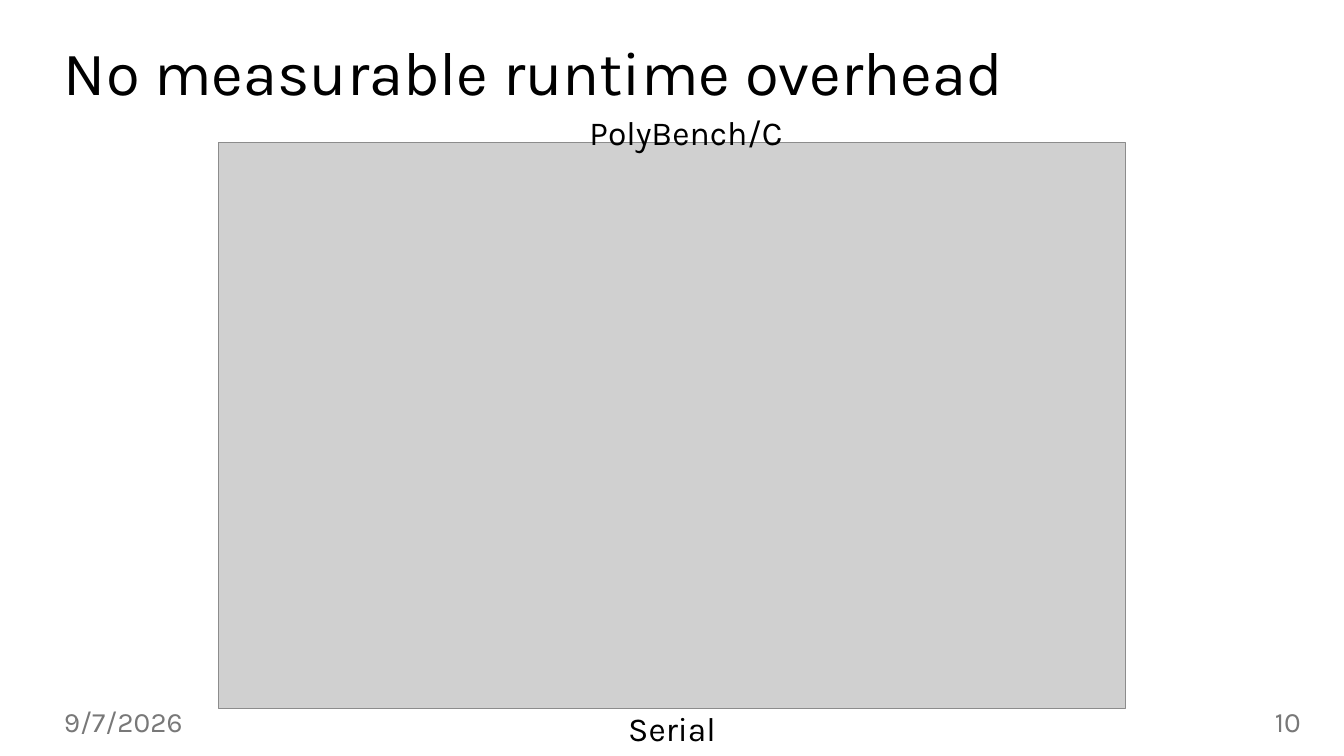
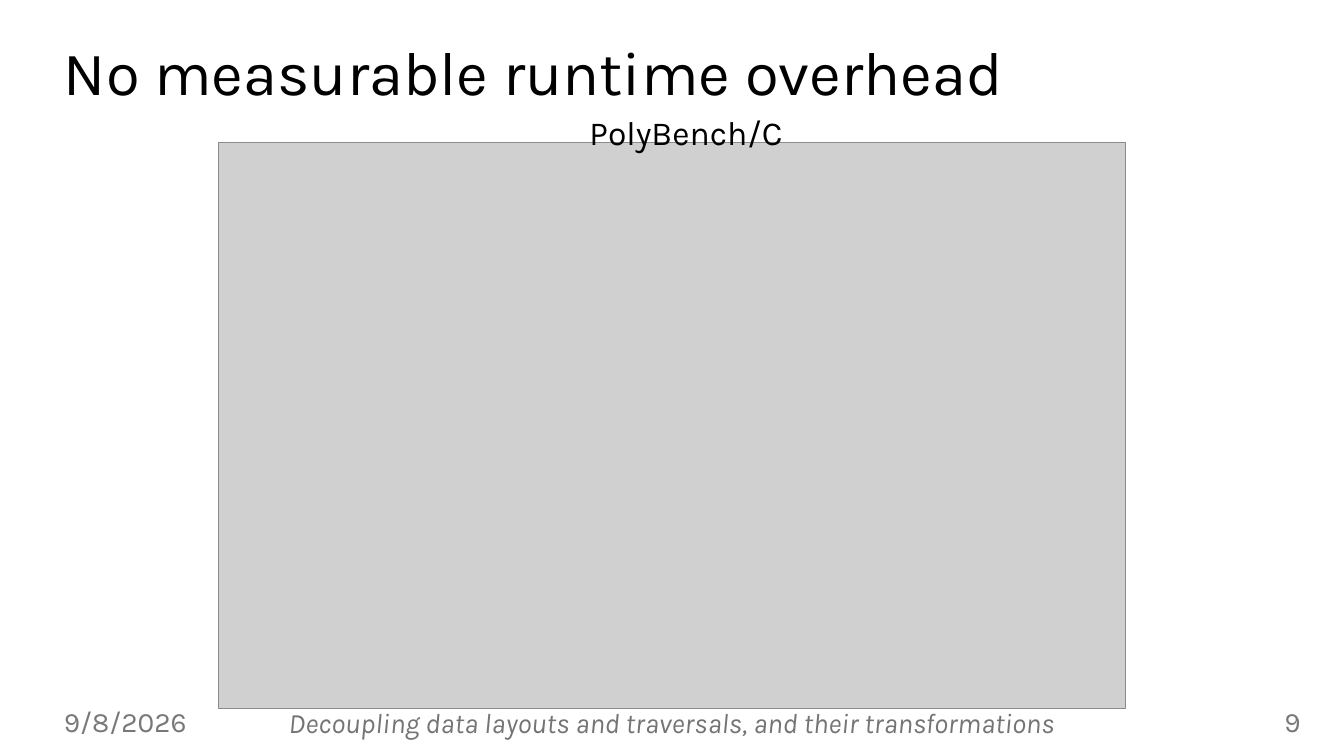
Before and after one commit to jiriklepl/phd-thesis, a slide deck: slide 9 of defense/Optimizing Memory Layouts and Traversal Orders in High-Performance Computing.pptx (slide 10 before the commit). Drawn at 1344x756 pixels with LibreOffice and Linux fonts; fonts in the diff are those of the drawing; grey boxes stand for pictures; background and template pictures are left out. Boxes give left, top, right and bottom in pixels: in the first picture for what was removed or moved away, otherwise in the second. Text is boxed around its words. In the diff, an @@ line names an element or a change of style, - is before the commit and + after.

```diff
--- a/defense/Optimizing Memory Layouts and Traversal Orders in High-Performance Computing.pptx
+++ b/defense/Optimizing Memory Layouts and Traversal Orders in High-Performance Computing.pptx
@@ text at [64, 711, 187, 734]: text changed @@
-9/7/2026
+9/8/2026
@@ text added at [289, 708, 1054, 740], 20 pt, text #747474, italic @@
+Decoupling data layouts and traversals, and their transformations
@@ text removed at [628, 718, 716, 742] @@
-Serial runtime
@@ page number at [1284, 714, 1300, 733]: text changed @@
-10
+9
```
Also in this commit, not shown: 44 other slides changed, 7 slides added, 1 slide removed, 2 other files.
